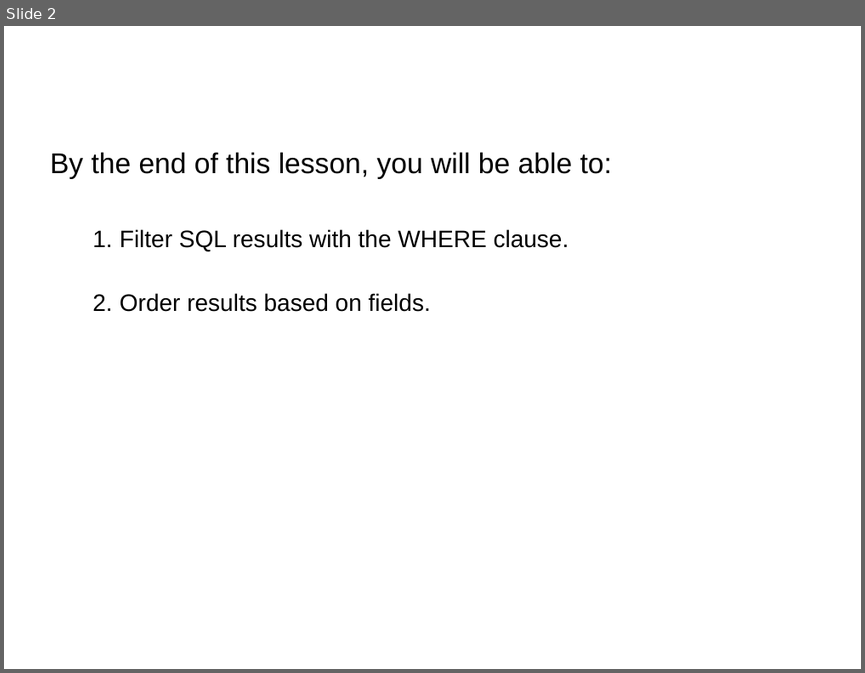
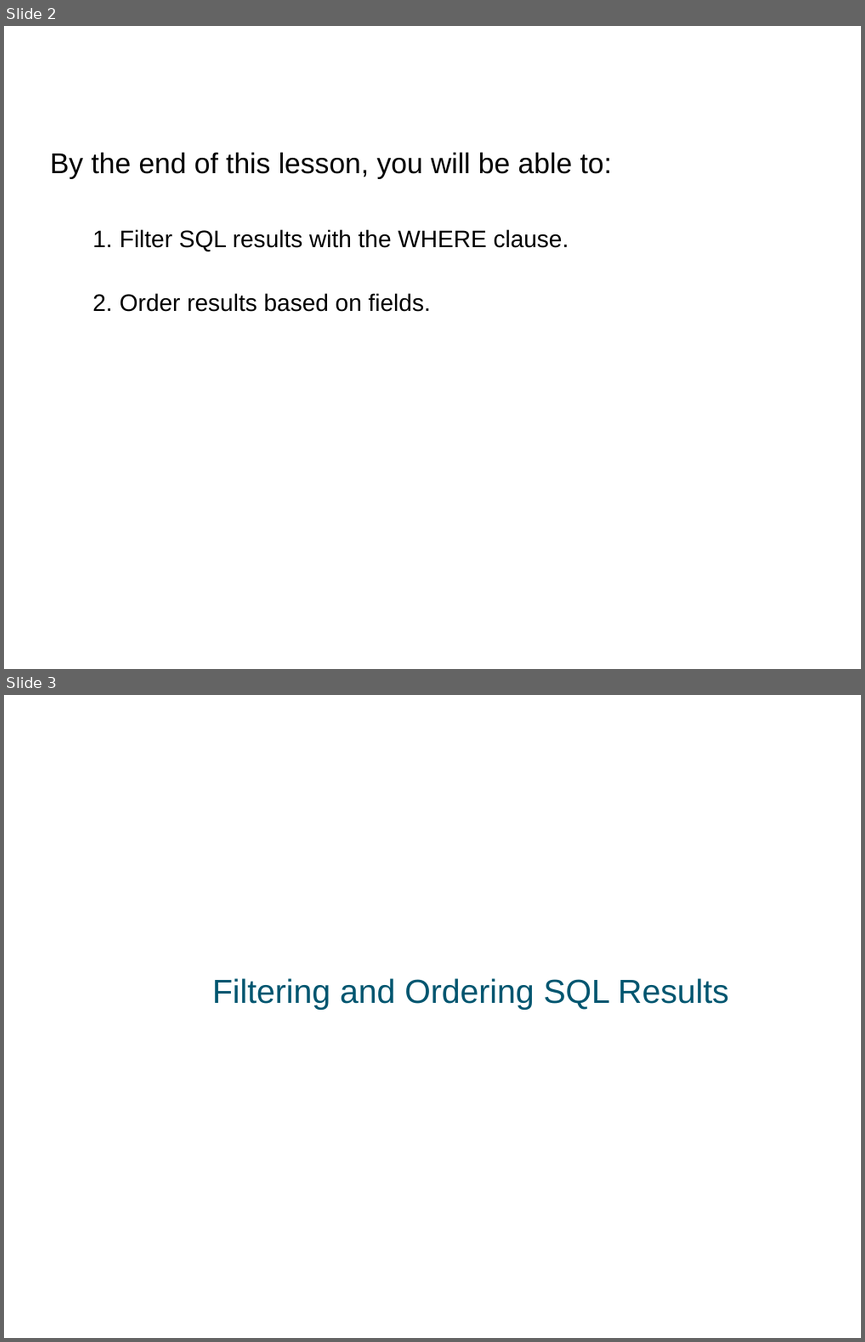
Before and after one commit to a099954/ABC-Program, a slide deck: SQL/Day 2 Filtering and Ordering/Filtering and Ordering.pptx. Shown one above the other, each under a label of ours: slide 2 before the commit, slides 2 and 3 after it. The pictures are 865x673 and 865x1342 pixels, drawn with LibreOffice and Linux fonts; fonts in the diff are those of the drawing; background and template pictures are left out. Boxes give left, top, right and bottom in pixels: in the first picture for what was removed or moved away, otherwise in the second. Text is boxed around its words. In the diff, an @@ line names an element or a change of style, - is before the commit and + after.

```diff
--- a/SQL/Day 2 Filtering and Ordering/Filtering and Ordering.pptx
+++ b/SQL/Day 2 Filtering and Ordering/Filtering and Ordering.pptx
@@ slide 3 added at (x1=4, y1=695, x2=861, y2=1338), background #FFFFFF @@
@@ title added at (x1=212, y1=978, x2=729, y2=1009), 28 pt, text #00556F @@
+Filtering and Ordering SQL Results
```
Also in this commit, not shown: 6 other slides added, 11 other files.
